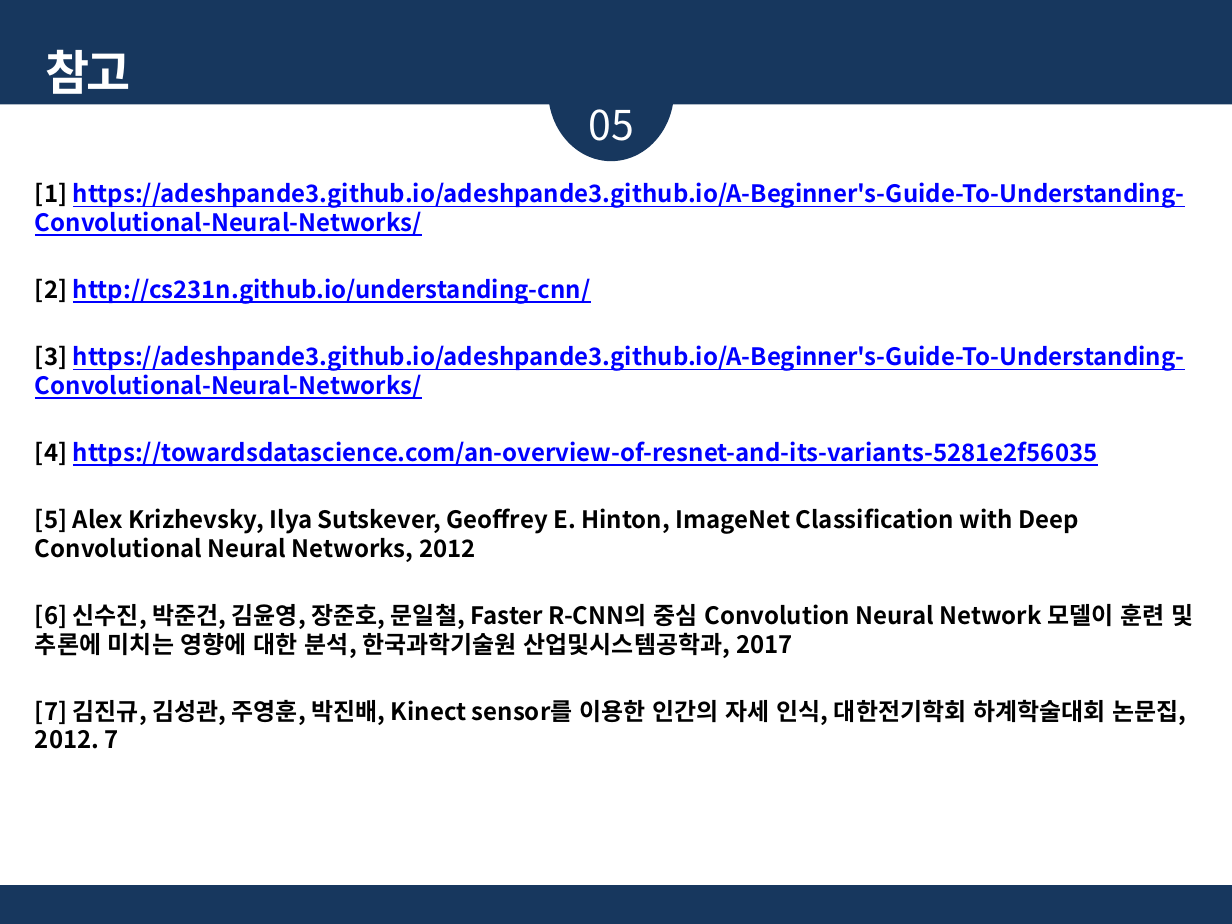
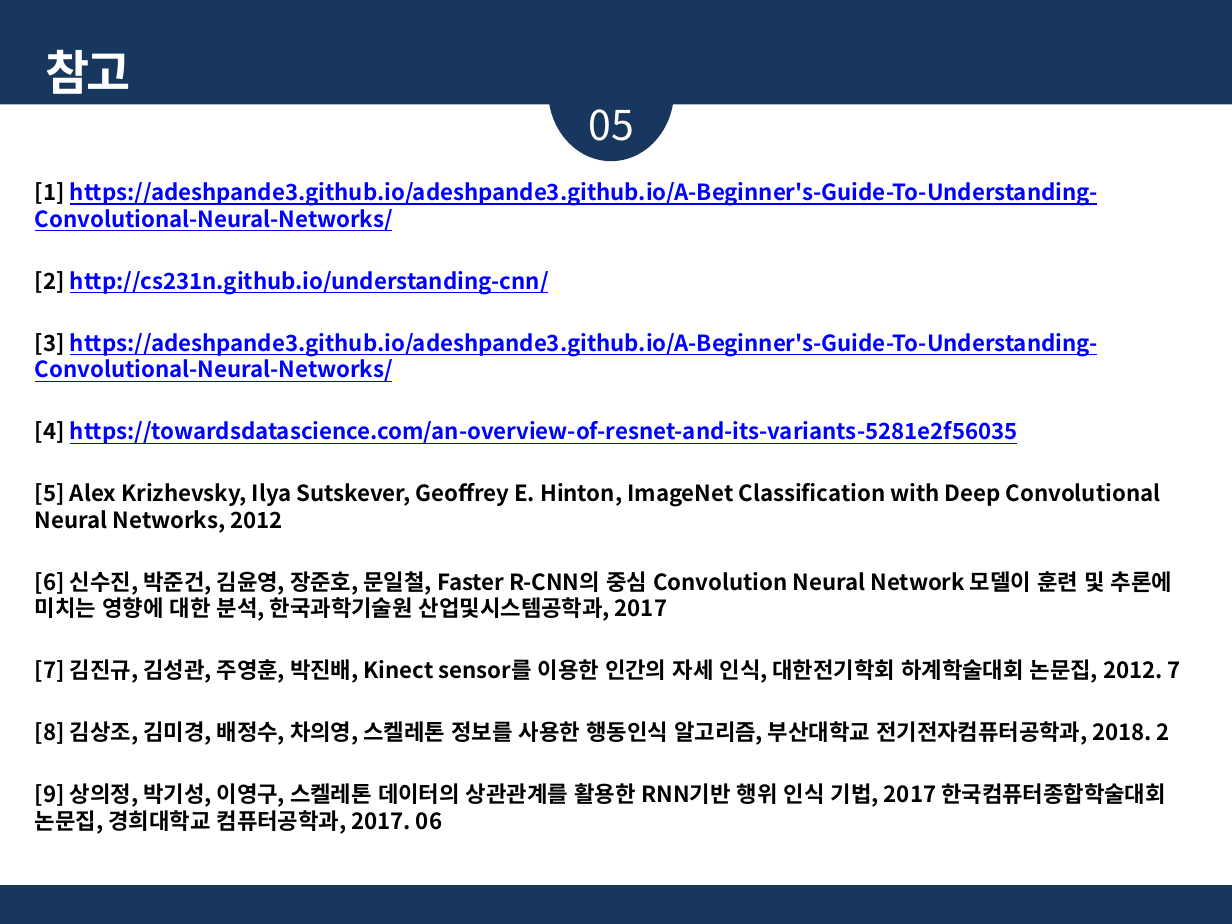
Before and after one commit to glad1470/2019_research, a slide deck: slide 13 of Doc/주제 선정 및 시장 조사_19.03.19/졸업논문 주제_임광효_김준영_2.pptx (slide 12 before the commit). Drawn at 1232x924 pixels with LibreOffice and Linux fonts; fonts in the diff are those of the drawing. Boxes give left, top, right and bottom in pixels: in the first picture for what was removed or moved away, otherwise in the second. Text is boxed around its words. In the diff, an @@ line names an element or a change of style, - is before the commit and + after.

```diff
--- a/Doc/주제 선정 및 시장 조사_19.03.19/졸업논문 주제_임광효_김준영_2.pptx
+++ b/Doc/주제 선정 및 시장 조사_19.03.19/졸업논문 주제_임광효_김준영_2.pptx
@@ text at (35,182,1181,683): size 14 to 12.9 pt in "[1] https://adeshpande3.github.io/adeshpande3.github.io/A-Be ...", "[2] http://cs231n.github.io/understanding-cnn/", "[3] https://adeshpande3.github.io/adeshpande3.github.io/A-Be ...", "[4] https://towardsdatascience.com/an-overview-of-resnet-and ..." and 3 more places @@
@@ text at (35,721,1170,834): paragraphs added @@
+[8] 김상조, 김미경, 배정수, 차의영, 스켈레톤 정보를 사용한 행동인식 알고리즘, 부산대학교 전기전자컴퓨터공학과, 2018. 2
+[9] 상의정, 박기성, 이영구, 스켈레톤 데이터의 상관관계를 활용한 RNN기반 행위 인식 기법, 2017 한국컴퓨터종합학술대회 논문집, 경희대학교 컴퓨터공학과, 2017. 06
```
Also in this commit, not shown: 1 other slide changed, 1 slide added, 1 other file.
